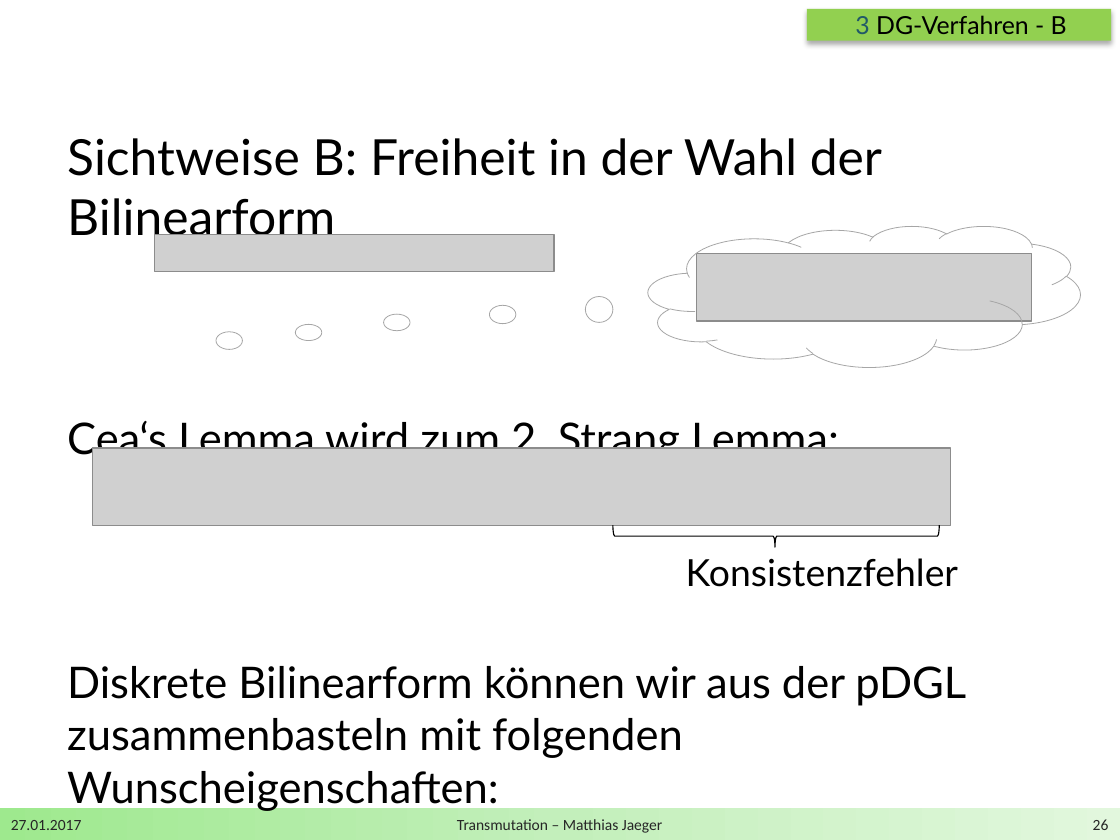
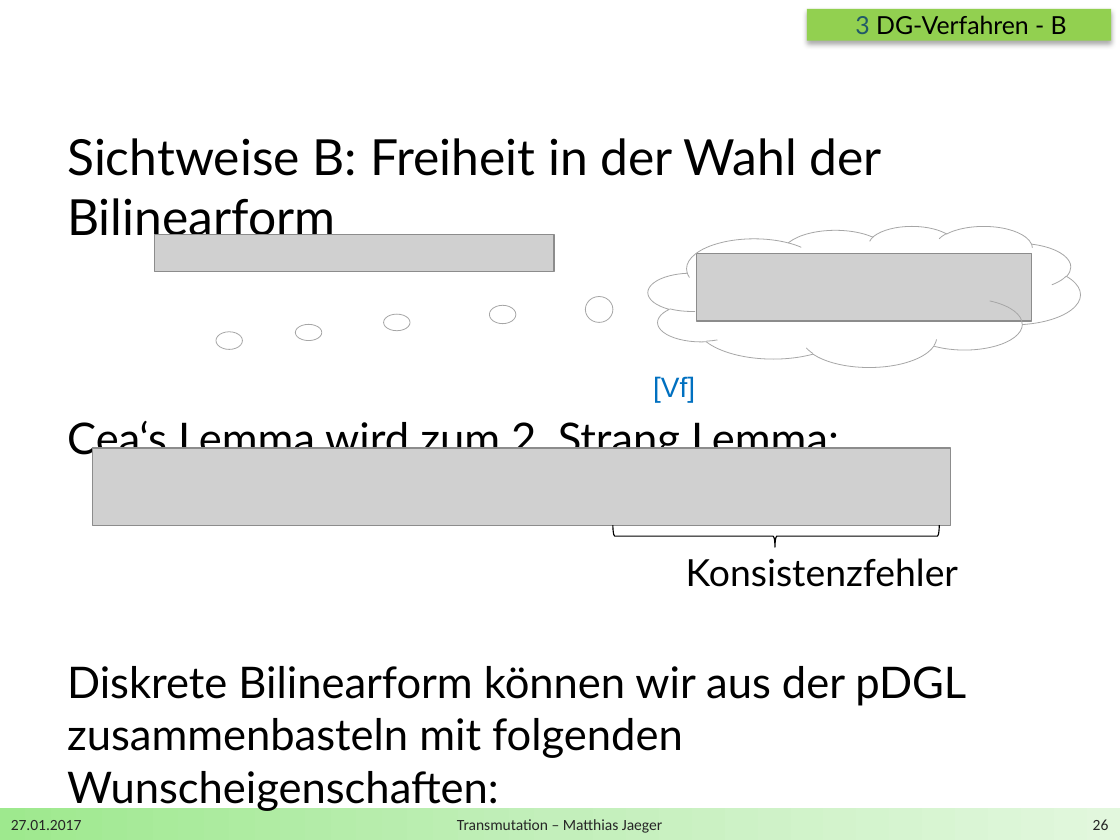
Before and after one commit to DerKleineGauss/Masterarbeit, a slide deck: slide 26 of Zwischenvortrag/Präsentation.pptx. Drawn at 1120x840 pixels with LibreOffice and Linux fonts; fonts in the diff are those of the drawing; grey boxes stand for pictures; background and template pictures are left out. Boxes give left, top, right and bottom in pixels: in the first picture for what was removed or moved away, otherwise in the second. Text is boxed around its words. In the diff, an @@ line names an element or a change of style, - is before the commit and + after.

```diff
--- a/Zwischenvortrag/Präsentation.pptx
+++ b/Zwischenvortrag/Präsentation.pptx
@@ text added at [653,376,695,402], 18 pt, text #0070C0 @@
+[Vf]
```
Also in this commit, not shown: 2 other slides changed, 5 slides added, 50 other files.
